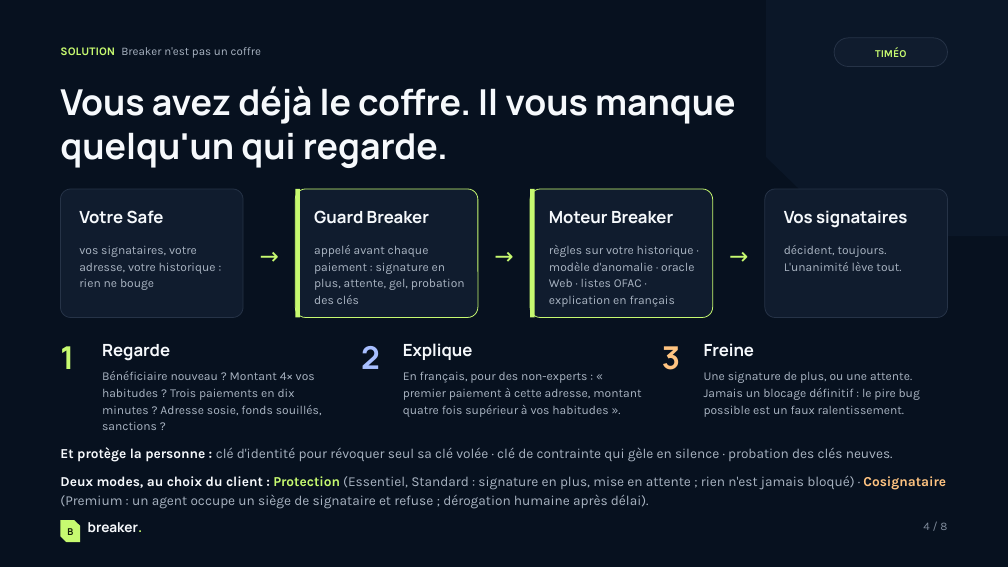
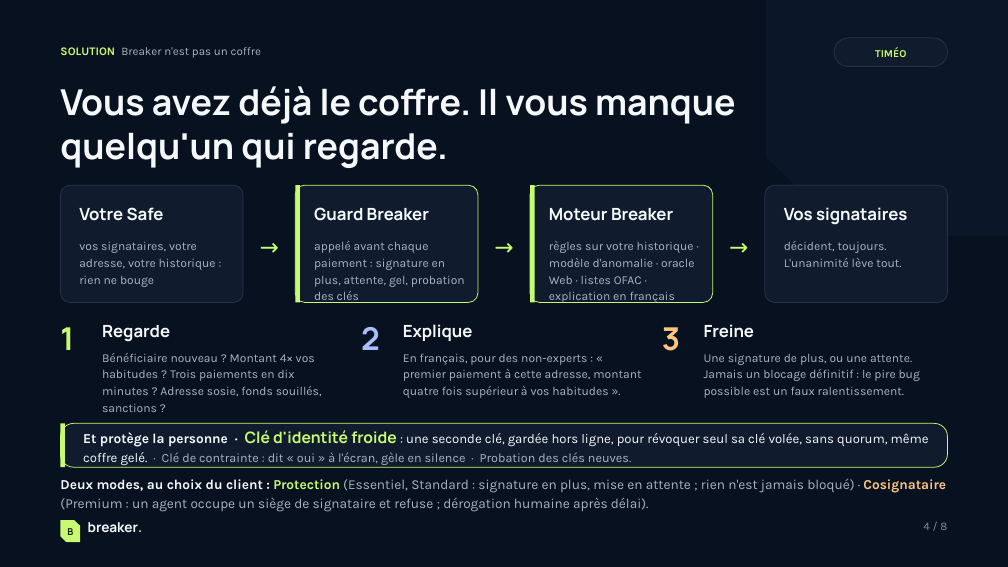
Before and after one commit to veryromain/hackathon-ia-cyber-romain-timeo, a slide deck: slide 4 of shared/pitch/Breaker-pitch.pptx. Drawn at 1008x567 pixels with LibreOffice and Linux fonts; fonts in the diff are those of the drawing. Boxes give left, top, right and bottom in pixels: in the first picture for what was removed or moved away, otherwise in the second. Text is boxed around its words. In the diff, an @@ line names an element or a change of style, - is before the commit and + after.

```diff
--- a/shared/pitch/Breaker-pitch.pptx
+++ b/shared/pitch/Breaker-pitch.pptx
@@ rounded rectangle: place and size @@
-rounded rectangle at [60,189,243,318]
+rounded rectangle at [60,185,243,302]
@@ rounded rectangle: place and size @@
-rounded rectangle at [296,189,479,318]
+rounded rectangle at [296,185,479,302]
@@ rectangle: place and size @@
-rectangle at [296,189,300,318]
+rectangle at [296,185,300,302]
@@ rounded rectangle: place and size @@
-rounded rectangle at [530,189,713,318]
+rounded rectangle at [530,185,713,302]
@@ rectangle: place and size @@
-rectangle at [530,189,535,318]
+rectangle at [530,185,535,302]
@@ rounded rectangle: place and size @@
-rounded rectangle at [765,189,948,318]
+rounded rectangle at [765,185,948,302]
@@ text "vos signataires, votre adresse, votre ...": place and size @@
-text "vos signataires, votre adresse, votre ..." at [79,246,216,290]
+text "vos signataires, votre adresse, votre ..." at [79,242,216,287]
@@ text "appelé avant chaque paiement : ...": place and size @@
-text "appelé avant chaque paiement : ..." at [314,245,465,304]
+text "appelé avant chaque paiement : ..." at [314,241,465,303]
@@ text "règles sur votre historique · ...": place and size @@
-text "règles sur votre historique · ..." at [549,245,694,307]
+text "règles sur votre historique · ..." at [549,241,694,303]
@@ 3 texts: place and size @@
-3 texts at [253,234,756,272]
+3 texts at [253,225,756,263]
@@ text "décident, toujours. L'unanimité lève tout.": place and size @@
-text "décident, toujours. L'unanimité lève tout." at [784,245,901,271]
+text "décident, toujours. L'unanimité lève tout." at [784,241,901,267]
@@ 6 texts: place and size @@
-6 texts at [60,343,755,370]
+6 texts at [60,324,755,351]
@@ text "Bénéficiaire nouveau ? Montant 4× ...": place and size @@
-text "Bénéficiaire nouveau ? Montant 4× ..." at [102,371,322,430]
+text "Bénéficiaire nouveau ? Montant 4× ..." at [102,353,322,412]
@@ text "En français, pour des non-experts ...": place and size @@
-text "En français, pour des non-experts ..." at [403,372,641,417]
+text "En français, pour des non-experts ..." at [403,354,641,398]
@@ text "Une signature de plus, ou ...": place and size @@
-text "Une signature de plus, ou ..." at [704,372,920,417]
+text "Une signature de plus, ou ..." at [704,354,920,398]
@@ rounded rectangle added at [60,423,948,467], fill #101C2E, outline #C7FA70 0.75 pt @@
@@ rectangle added at [60,423,65,467], fill #C7FA70 @@
@@ text at [83,430,929,465]: text changed; size 13 to 12.5 pt; text colour #A9B4C2 to #F6F9FC @@
-Et protège la personne : clé d'identité pour révoquer seul sa clé volée · clé de contrainte qui gèle en silence · probation des clés neuves.
+Et protège la personne · Clé d'identité froide : une seconde clé, gardée hors ligne, pour révoquer seul sa clé volée, sans quorum, même coffre gelé. · Clé de contrainte : dit « oui » à l'écran, gèle en silence · Probation des clés neuves.
@@ text "Et protège la personne · ..." at [83,430,929,465]: vertical alignment top to middle @@
```
Also in this commit, not shown: 1 other slide changed, 5 other files.
